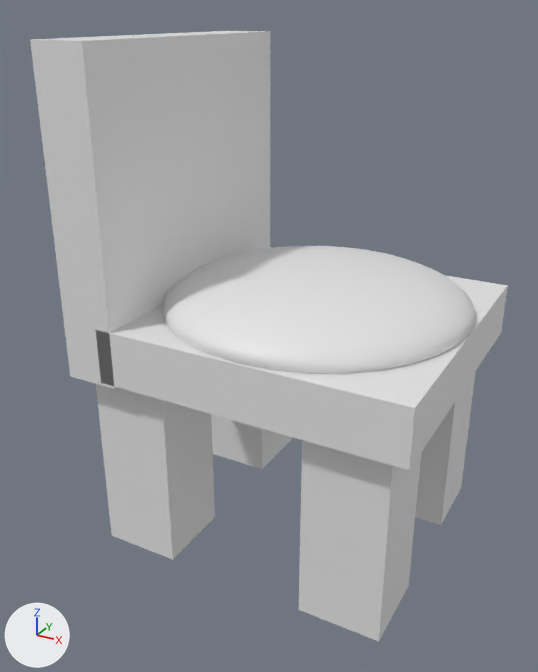
One commit to the Blender file Procedural Backrooms Game/Assets/Model/Chair.blend: the scene before it, then after it.
One viewpoint serves both versions: a camera (50 mm lens) standing at (1.12, -2.63, 2.34) and looking at (-0.33, 0.0, 1.03). Arrows for +X, +Y and +Z are at lower left; the lights stay in place.
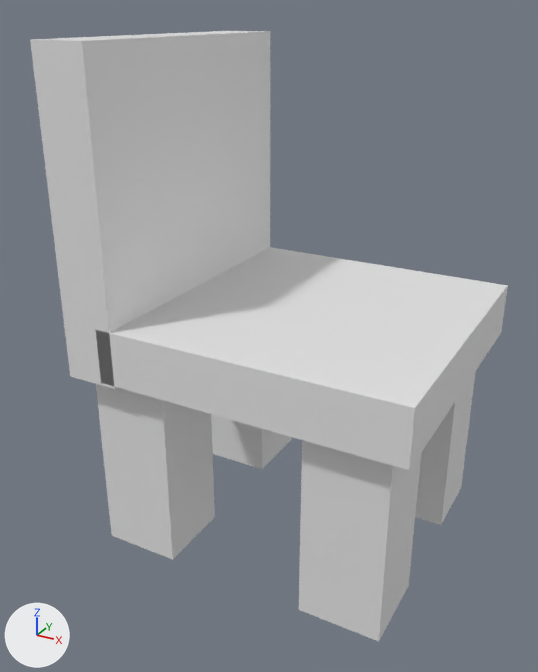
The change, as JSON lines over the scene's bpy script:
```json
{"op": "remove", "block": "ob_sphere", "code": ["ob_sphere = bpy.data.objects.new('Sphere', me_sphere)", "ob_sphere.location = (-0.15, 0.107, 1.18)", "ob_sphere.scale = (0.664, 0.664, 0.159)"]}
```

Where the change shows, as pixel boxes (x1, y1, x2, y2) in the pictures (538 x 672 px):
```json
{"object": "Sphere", "change": "deleted", "before": [162, 246, 475, 374]}
```
